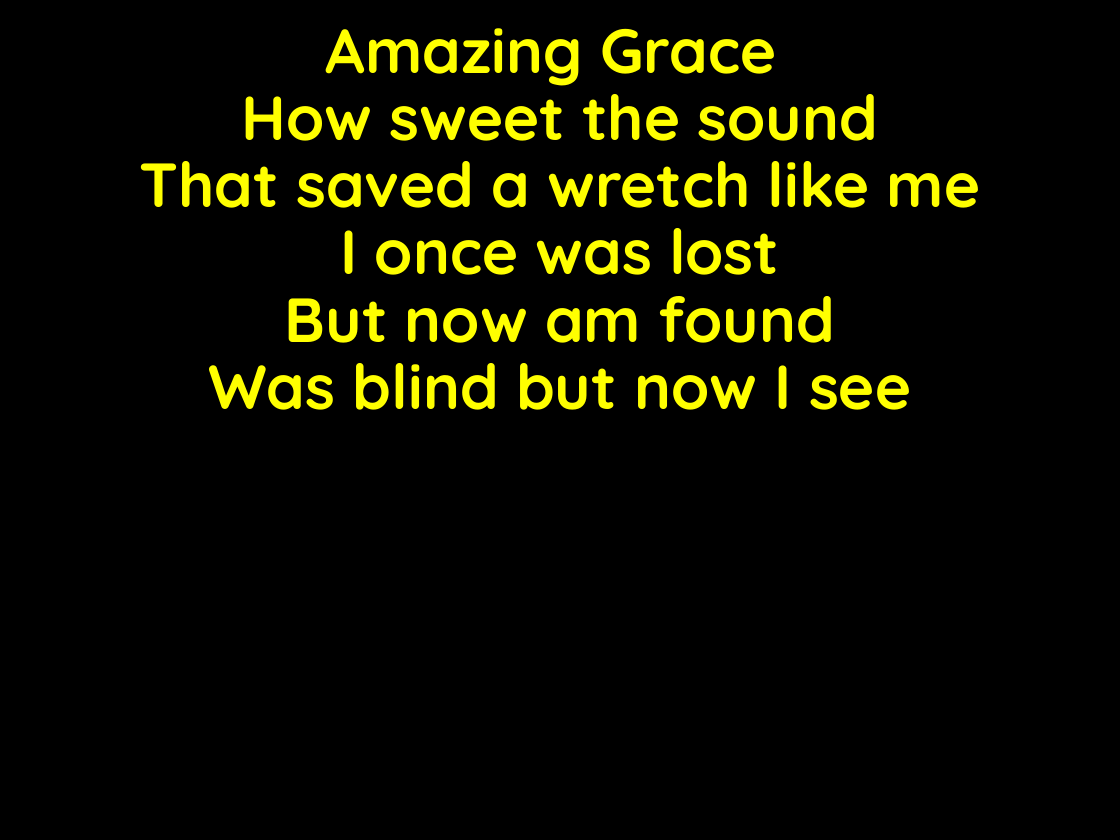
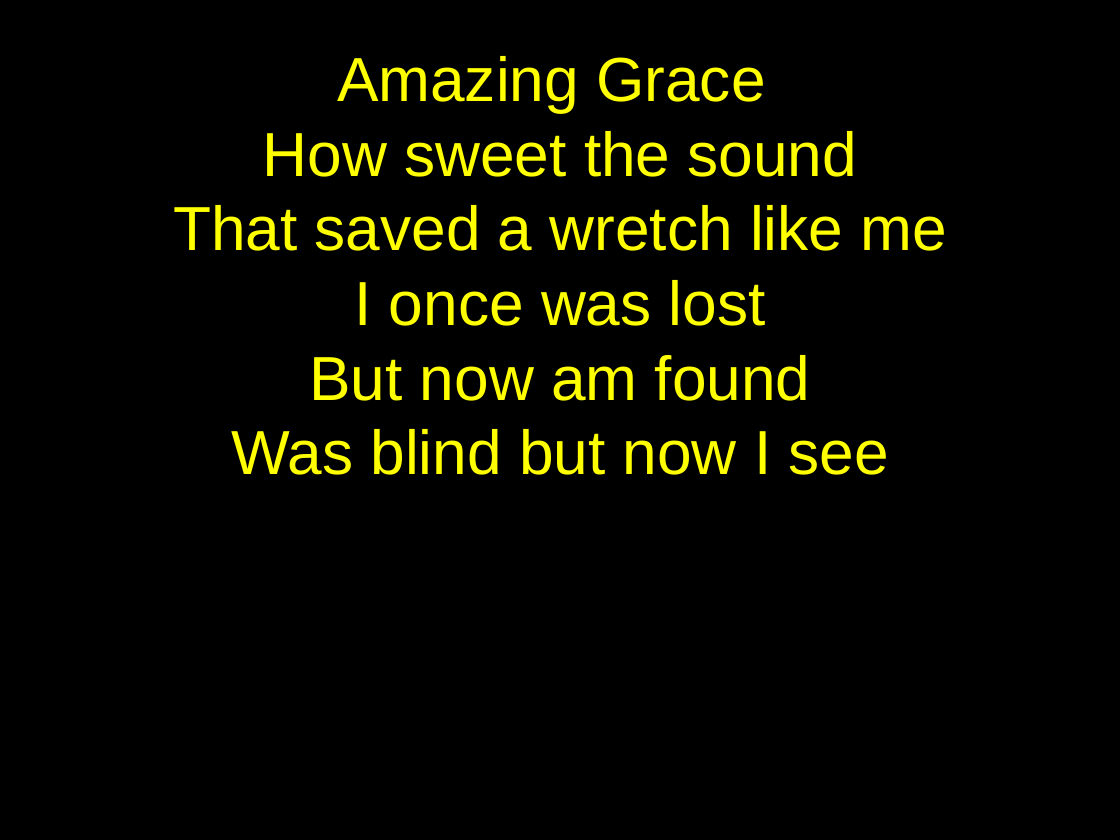
Before and after one commit to mcm-ham/audiovisual-presenter, a slide deck: slide 2 of Library/Music/Amazing Grace.ppt. Drawn at 1120x840 pixels with LibreOffice and Linux fonts; fonts in the diff are those of the drawing. Boxes give left, top, right and bottom in pixels: in the first picture for what was removed or moved away, otherwise in the second. Text is boxed around its words. In the diff, an @@ line names an element or a change of style, - is before the commit and + after.

```diff
--- a/Library/Music/Amazing Grace.ppt
+++ b/Library/Music/Amazing Grace.ppt
@@ title at bbox=[173, 56, 947, 475]: text changed; font Quicksand to Arial; bold off @@
-Amazing Grace
-How sweet the sound
-That saved a wretch like me
-I once was lost
-But now am found
-Was blind but now I see
+Amazing Grace
+How sweet the sound
+That saved a wretch like me
+I once was lost
+But now am found
+Was blind but now I see
```
Also in this commit, not shown: 4 other slides changed, 1 slide removed, 8 other files.
